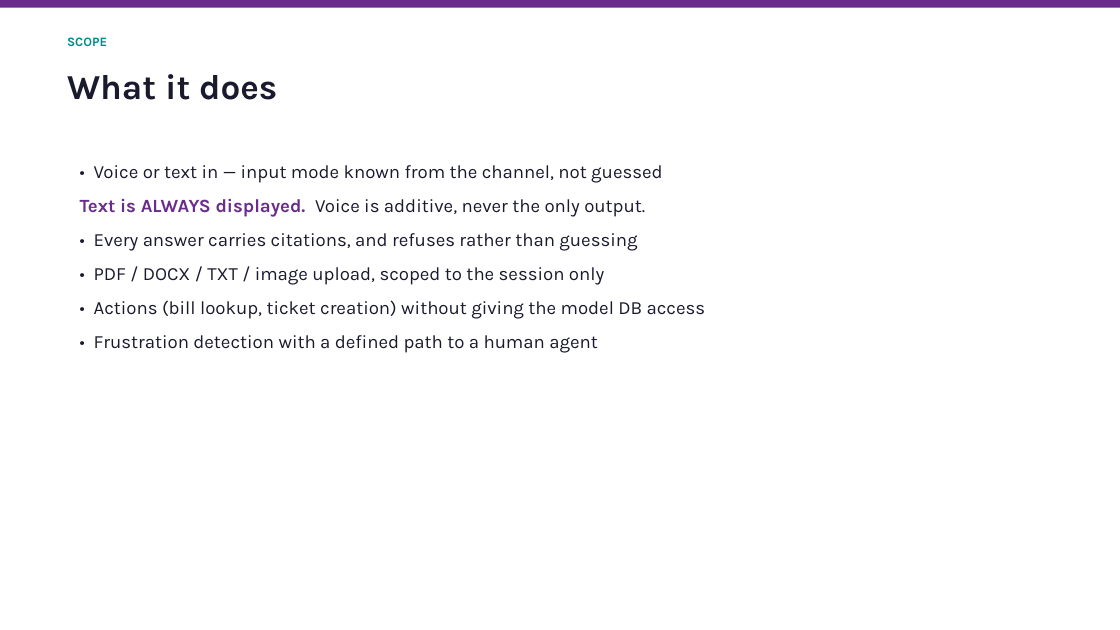
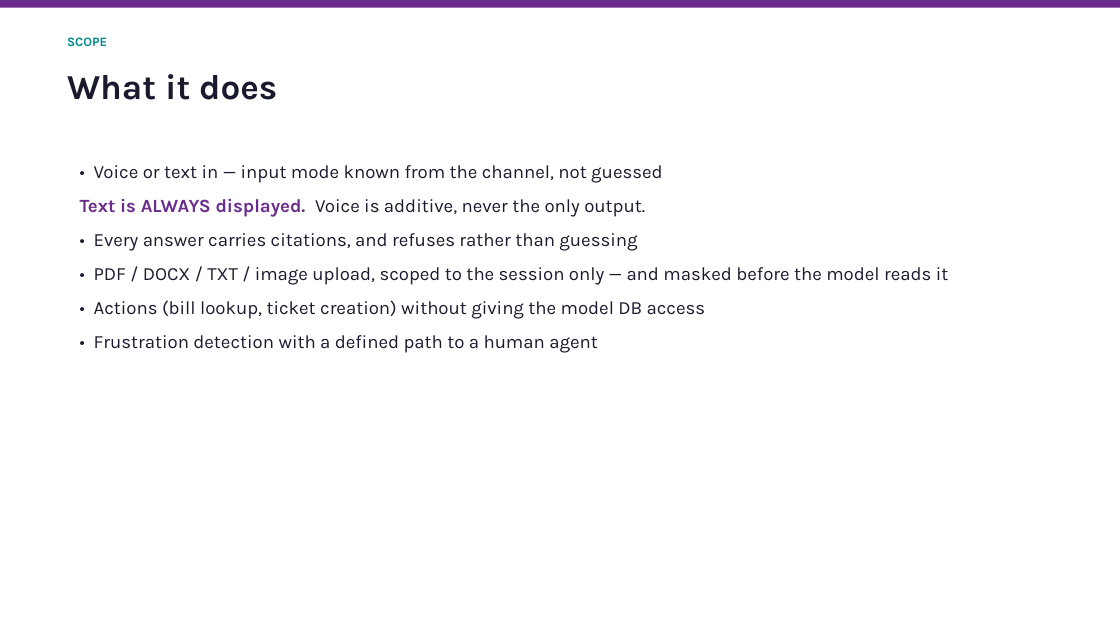
Before and after one commit to radwanism/Intelligent-Assistant, a slide deck: slide 3 of docs/TelecomEgypt_Assistant.pptx. Drawn at 1120x630 pixels with LibreOffice and Linux fonts; fonts in the diff are those of the drawing. Boxes give left, top, right and bottom in pixels: in the first picture for what was removed or moved away, otherwise in the second. Text is boxed around its words. In the diff, an @@ line names an element or a change of style, - is before the commit and + after.

```diff
--- a/docs/TelecomEgypt_Assistant.pptx
+++ b/docs/TelecomEgypt_Assistant.pptx
@@ text at (94,267,949,285): text changed @@
-• PDF / DOCX / TXT / image upload, scoped to the session only
+• PDF / DOCX / TXT / image upload, scoped to the session only — and masked before the model reads it
```
Also in this commit, not shown: 9 other slides changed, 52 other files.
